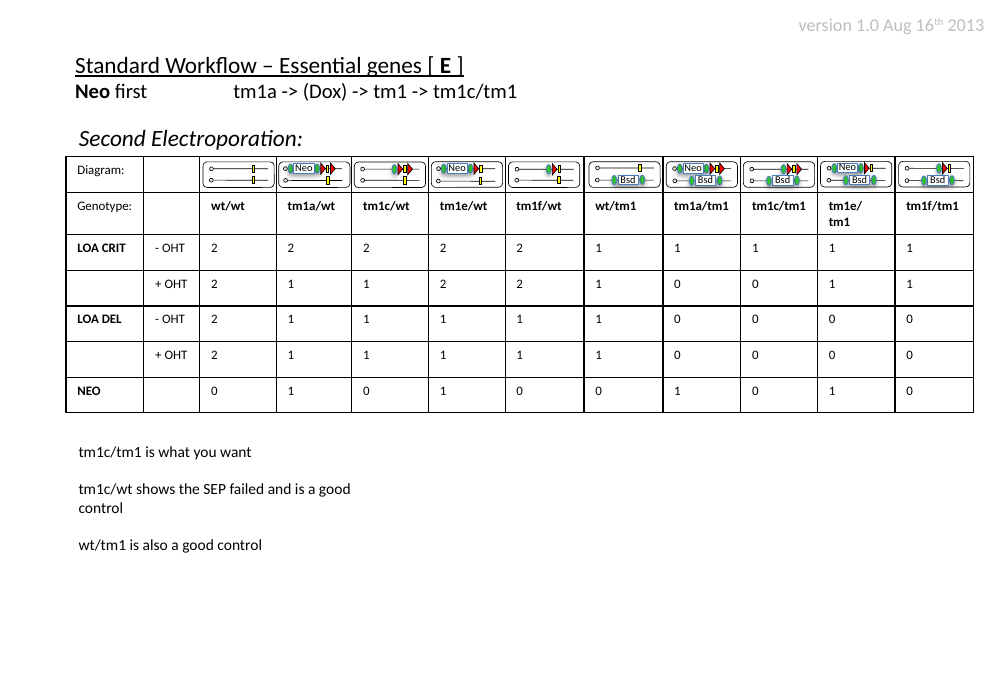
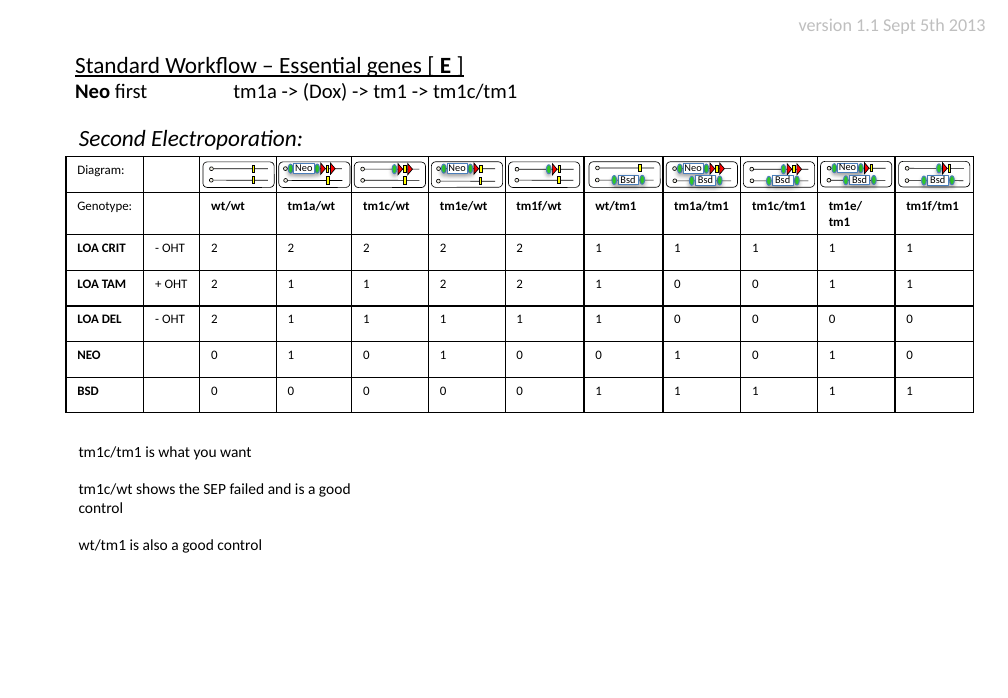
Before and after one commit to htgt/LIMS2-Docs, a slide deck: slide 7 of lab_worklflows/workflow_genotyping.pptx (slide 5 before the commit). Drawn at 1008x698 pixels with LibreOffice and Linux fonts; fonts in the diff are those of the drawing. Boxes give left, top, right and bottom in pixels: in the first picture for what was removed or moved away, otherwise in the second. Text is boxed around its words. In the diff, an @@ line names an element or a change of style, - is before the commit and + after.

```diff
--- a/lab_worklflows/workflow_genotyping.pptx
+++ b/lab_worklflows/workflow_genotyping.pptx
@@ text at (799, 19, 986, 34): text changed @@
-version 1.0 Aug 16th 2013
+version 1.1 Sept 5th 2013
@@ table at (66, 157, 973, 407) @@
-row 4, column 1: 
+row 4, column 1: LOA TAM
-row 6:  | + OHT | 2 | 1 | 1 | 1 | 1 | 1 | 0 | 0 | 0 | 0
+row 7: BSD |  | 0 | 0 | 0 | 0 | 0 | 1 | 1 | 1 | 1 | 1
```
Also in this commit, not shown: 4 other slides changed, 2 slides added, 1 other file.
